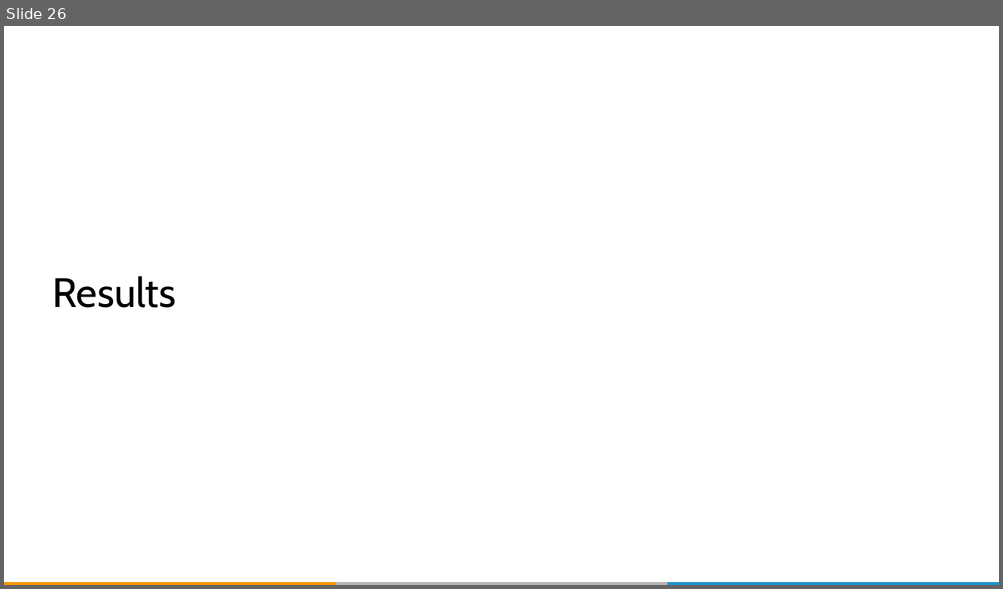
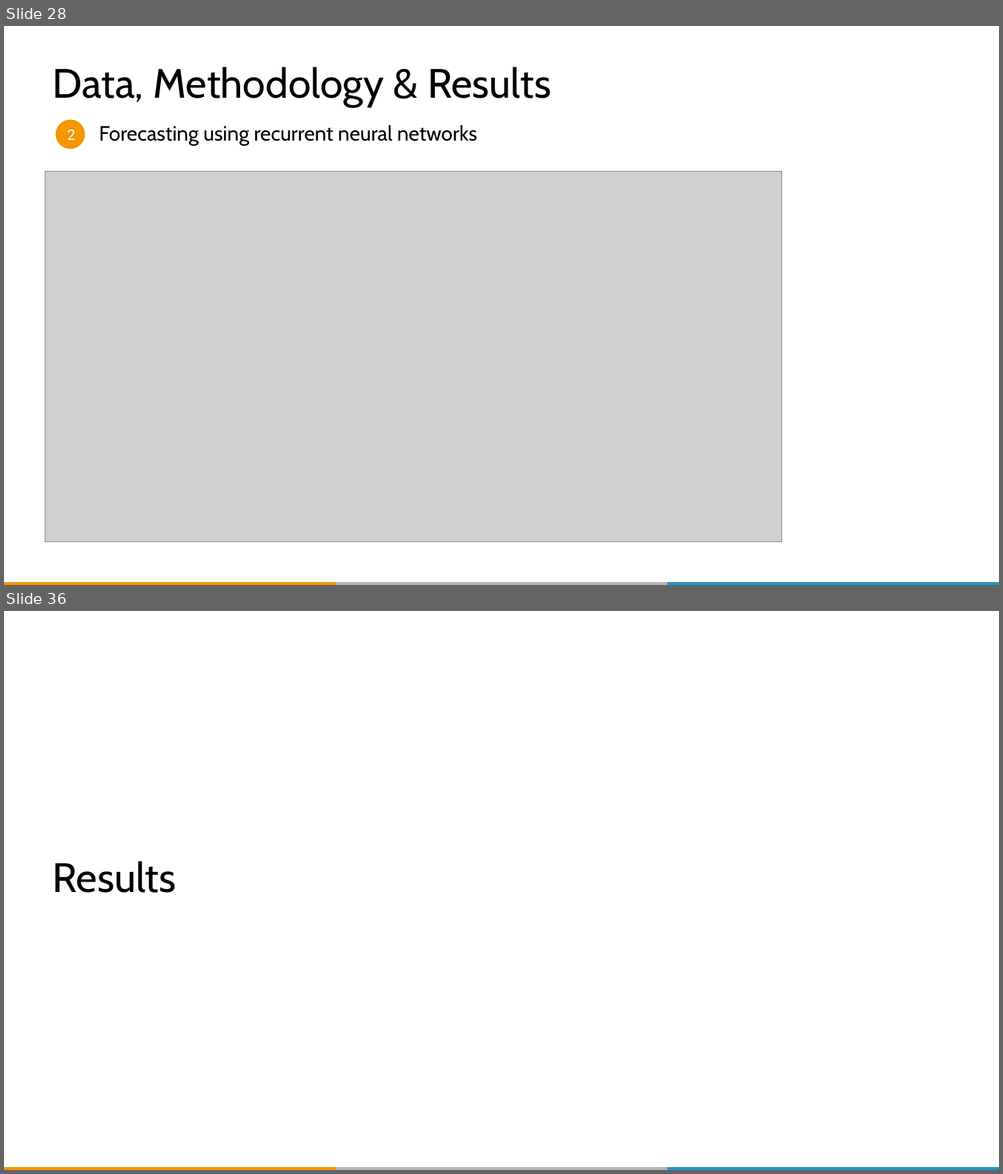
Before and after one commit to QUER01/FinanceModule, a slide deck: docs/dlw_conference_presentation.pptx. Shown one above the other, each under a label of ours: slide 26 before the commit, slides 28 and 36 after it; the slides between them are not shown. The pictures are 1003x589 and 1003x1174 pixels, drawn with LibreOffice and Linux fonts; fonts in the diff are those of the drawing; grey boxes stand for pictures; background and template pictures are left out. Boxes give left, top, right and bottom in pixels: in the first picture for what was removed or moved away, otherwise in the second. Text is boxed around its words. In the diff, an @@ line names an element or a change of style, - is before the commit and + after.

```diff
--- a/docs/dlw_conference_presentation.pptx
+++ b/docs/dlw_conference_presentation.pptx
@@ slide 28 added at <box>4,26,999,585</box>, background #FFFFFF; not listed: 3 template elements that a slide beside it also shows @@
@@ title added at <box>53,67,551,107</box>, 39.6 pt, text #000000 @@
+Data, Methodology & Results
@@ ellipse added at <box>56,120,85,149</box>, fill #F49605, 14 pt, text #FFFFFF @@
+2
@@ subtitle added at <box>99,125,477,146</box>, 20 pt, text #000000 @@
+Forecasting using recurrent neural networks
@@ picture added at <box>45,172,782,543</box> @@
@@ what was slide 26 is now slide 36 @@
```
Also in this commit, not shown: 28 slides changed, 3 other slides added, 1 other file.
